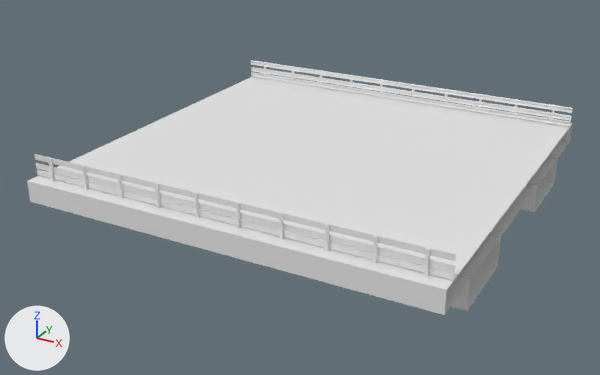
The FBX model Gamen't/Assets/Warner/Road/FBX/RoadRecht.fbx, before and after one commit.
Before and after are seen from a 50 mm camera at (17.7, -34.5, 14.9) aimed at (-0.8, -1.0, -1.8). Arrows for +X, +Y and +Z are at lower left; the lights stay in place. Where no turn or scale is listed for an object, it has been applied to the vertices.

The first picture shows 'RailingRecht', 'RoadRecht'.
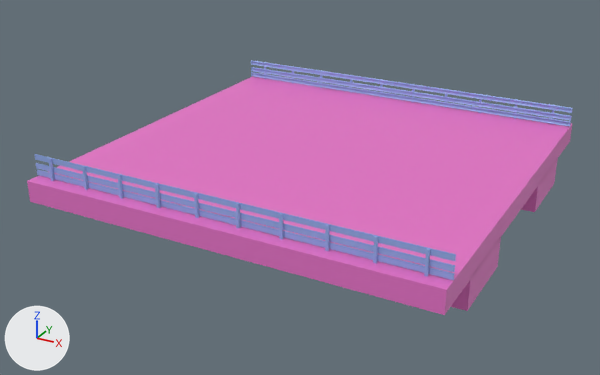
Patch to the scene script:
```diff
--- a/Gamen't/Assets/Warner/Road/FBX/RoadRecht.fbx.py
+++ b/Gamen't/Assets/Warner/Road/FBX/RoadRecht.fbx.py
@@ mat_railingrechtdoor @@
 mat_railingrechtdoor = principled_material('RailingRechtDoor')
-mat_railingrechtdoor.base_color = (0.8, 0.8, 0.8)  # white #e7e7e7
+mat_railingrechtdoor.base_color = (0.287, 0.42, 0.8)  # blue #92ade7
@@ mat_roadrechtdoor @@
+mat_roadrechtdoor = principled_material('RoadRechtDoor')
+mat_roadrechtdoor.base_color = (0.8, 0.173, 0.579)  # pink #e773c8
@@ me_plane_010 @@
 # used by ob_roadrecht; location = (0.0, 0.0, 0.0)
 # verts and faces of me_plane_010; kept vertices keep their numbers, new ones are numbered from 28
 # before: 0 (10.0, -10.0, 0.0) at pixel (446, 289), 1 (10.0, 10.0, 0.0) at pixel (572, 123), 2 (10.0, -6.0, 0.0) at pixel (481, 243), 3 (10.0, 6.0, 0.0) at pixel (555, 146), 4 (10.0, -10.0, -1.0) at pixel (444, 315)
 # before: 5 (10.0, 10.0, -1.0) at pixel (569, 141), 6 (10.0, -7.1, -2.4) at pixel (467, 311), 7 (10.0, -3.1, -2.4) at pixel (497, 266), 8 (10.0, -3.1, -1.0) at pixel (500, 235), 9 (10.0, -7.1, -1.0) at pixel (470, 278)
 # before: 10 (10.0, 7.1, -2.4) at pixel (554, 183), 11 (10.0, 3.1, -2.4) at pixel (534, 212), 12 (10.0, 3.1, -1.0) at pixel (538, 184), 13 (10.0, 7.1, -1.0) at pixel (557, 157)
-me_plane_010.from_pydata(...)  # 28 vertices, 12 faces; spans x -10.0..10.0, y -10.0..10.0, z -2.4..0.0
+me_plane_010.from_pydata(...)  # 28 vertices, 22 faces; spans x -10.0..10.0, y -10.0..10.0, z -2.4..0.0
+# me_plane_010 part 1
+faces += [(6, 7, 8, 9), (10, 13, 12, 11), (0, 4, 2), (1, 3, 5), (2, 4, 5, 3)]
+# me_plane_010 part 2: 12 faces spanning x -10.0..10.0, y -10.0..10.0, z -2.4..0.0 switch from mat_roadcheckpoint (white #e7e7e7) to mat_roadrechtdoor (pink #e774c8)
```

Where the change shows, as pixel boxes [x1, y1, x2, y2] in the pictures (600 x 375 px):
'RailingRecht', recoloured (white to blue): [35, 60, 573, 280] in both
part 1 of me_plane_010, added: after [445, 125, 572, 314]
part 2 of me_plane_010, recoloured (white to pink): [27, 76, 572, 315] in both
